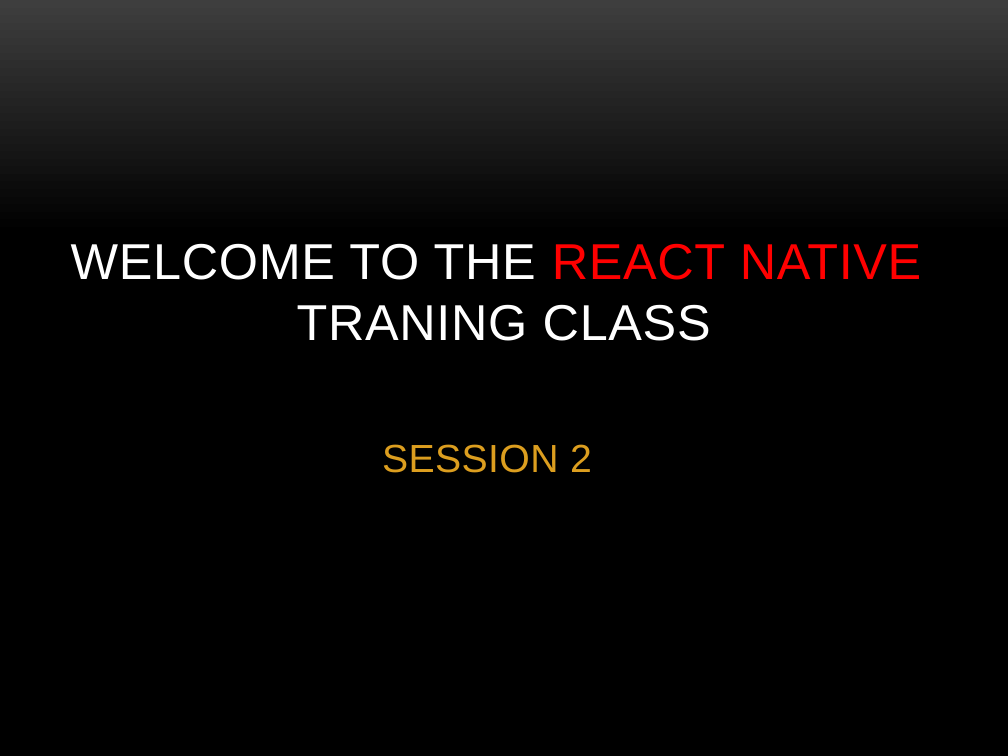
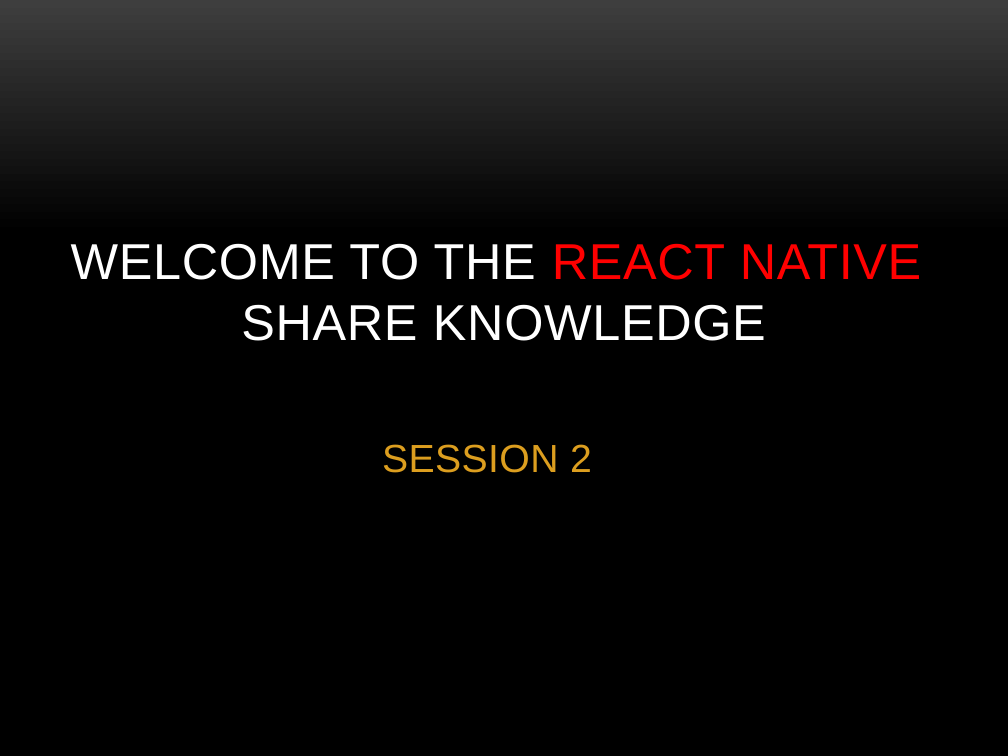
Before and after one commit to quydongnasts/Documents, a slide deck: slide 1 of PowerPoint/REACT-NATIVE.pptx. Drawn at 1008x756 pixels with LibreOffice and Linux fonts; fonts in the diff are those of the drawing; background and template pictures are left out. Boxes give left, top, right and bottom in pixels: in the first picture for what was removed or moved away, otherwise in the second. Text is boxed around its words. In the diff, an @@ line names an element or a change of style, - is before the commit and + after.

Commit message:
update slides

```diff
--- a/PowerPoint/REACT-NATIVE.pptx
+++ b/PowerPoint/REACT-NATIVE.pptx
@@ title at [71, 243, 922, 341]: text changed @@
-WELCOME TO THE REACT NATIVE
-TRANING CLASS
+WELCOME TO THE REACT NATIVE
+SHARE KNOWLEDGE
```
Also in this commit, not shown: 1 other slide changed, 4 slides added.
